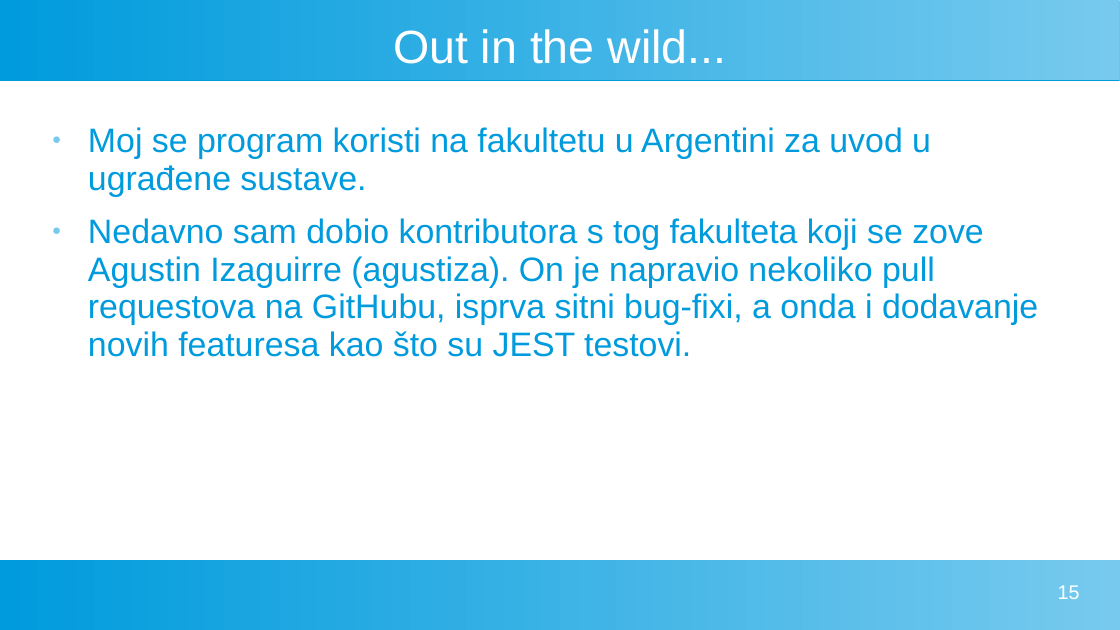
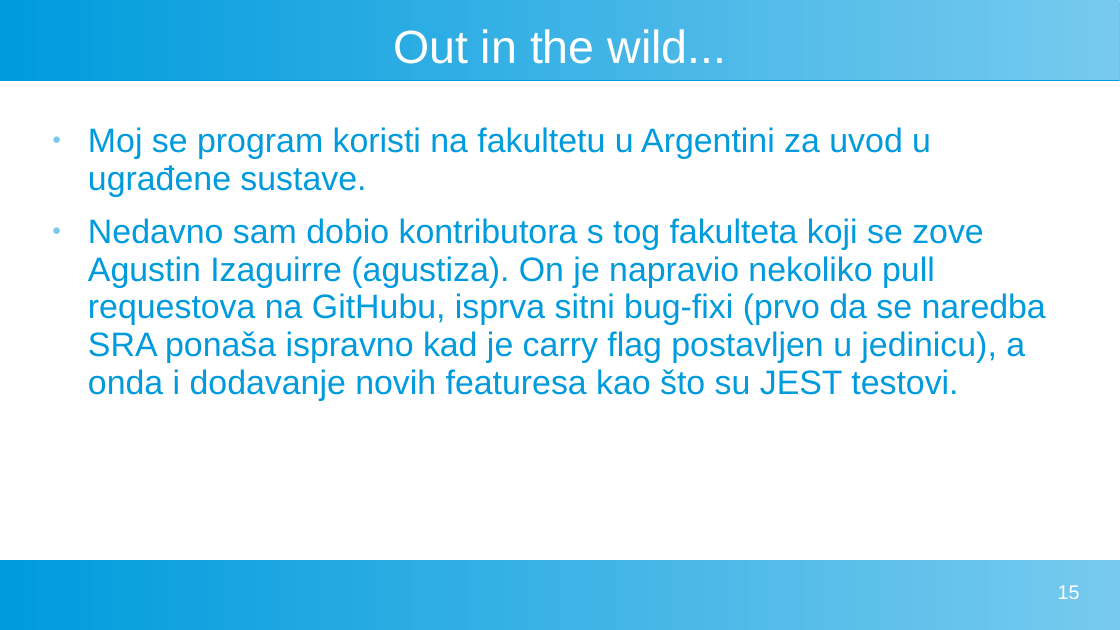
Before and after one commit to FlatAssembler/FlatAssembler.github.io, a slide deck: slide 15 of PicoBlaze/PicoBlaze.ppt. Drawn at 1120x630 pixels with LibreOffice and Linux fonts; fonts in the diff are those of the drawing. Boxes give left, top, right and bottom in pixels: in the first picture for what was removed or moved away, otherwise in the second. Text is boxed around its words. In the diff, an @@ line names an element or a change of style, - is before the commit and + after.

```diff
--- a/PicoBlaze/PicoBlaze.ppt
+++ b/PicoBlaze/PicoBlaze.ppt
@@ text at <box>88,218,1046,401</box>: text changed @@
-● Nedavno sam dobio kontributora s tog fakulteta koji se zove Agustin Izaguirre (agustiza). On je napravio nekoliko pull requestova na GitHubu, isprva sitni bug-fixi, a onda i dodavanje novih featuresa kao što su JEST testovi.
+● Nedavno sam dobio kontributora s tog fakulteta koji se zove Agustin Izaguirre (agustiza). On je napravio nekoliko pull requestova na GitHubu, isprva sitni bug-fixi (prvo da se naredba SRA ponaša ispravno kad je carry flag postavljen u jedinicu), a onda i dodavanje novih featuresa kao što su JEST testovi.
```
Also in this commit, not shown: 2 other slides changed, 2 other files.
